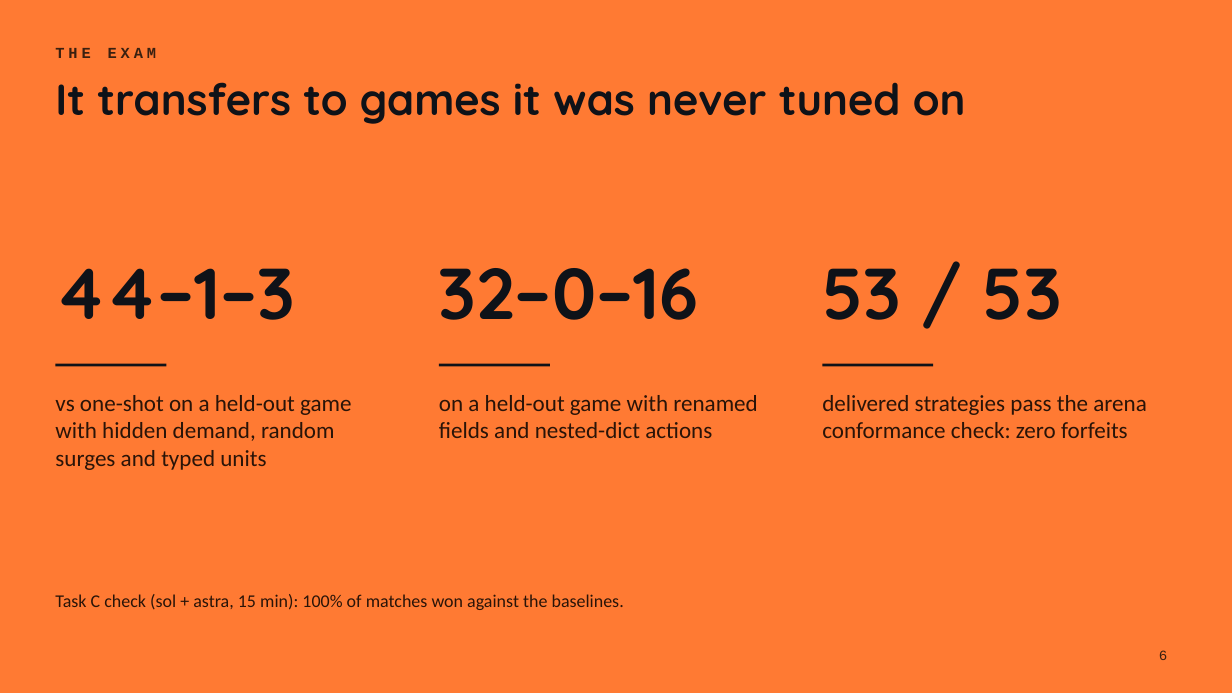
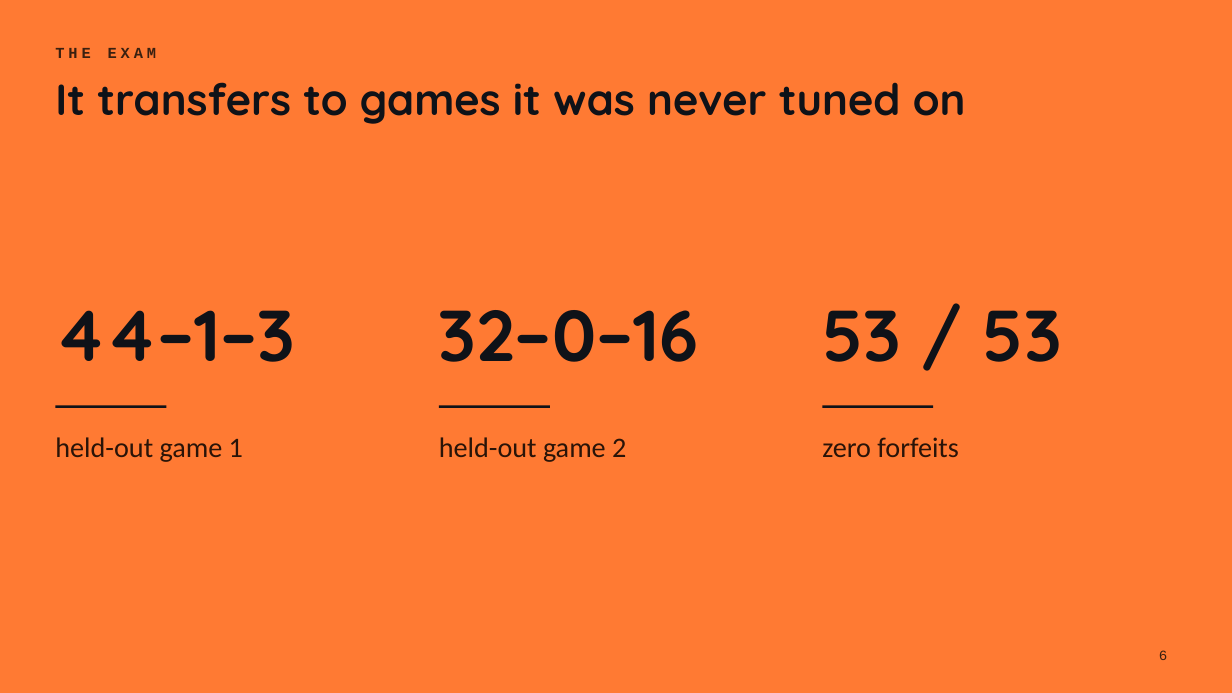
Before and after one commit to timoo-006/zentralhack-harness, a slide deck: slide 6 of docs/presentation/pitch.pptx. Drawn at 1232x693 pixels with LibreOffice and Linux fonts; fonts in the diff are those of the drawing. Boxes give left, top, right and bottom in pixels: in the first picture for what was removed or moved away, otherwise in the second. Text is boxed around its words. In the diff, an @@ line names an element or a change of style, - is before the commit and + after.

```diff
--- a/docs/presentation/pitch.pptx
+++ b/docs/presentation/pitch.pptx
@@ 3 texts, 3 lines: place and size @@
-3 texts, 3 lines at (55, 268, 1062, 365)
+3 texts, 3 lines at (55, 310, 1062, 407)
@@ text at (55, 437, 243, 462): text changed; size 18 to 22 pt @@
-vs one-shot on a held-out game with hidden demand, random surges and typed units
+held-out game 1
@@ text at (439, 437, 626, 462): text changed; size 18 to 22 pt @@
-on a held-out game with renamed fields and nested-dict actions
+held-out game 2
@@ text at (822, 437, 959, 457): text changed; size 18 to 22 pt @@
-delivered strategies pass the arena conformance check: zero forfeits
+zero forfeits
@@ text removed at (55, 594, 624, 610) @@
-Task C check (sol + astra, 15 min): 100% of matches won against the baselines.
```
Also in this commit, not shown: 6 other slides changed, 4 other files.
